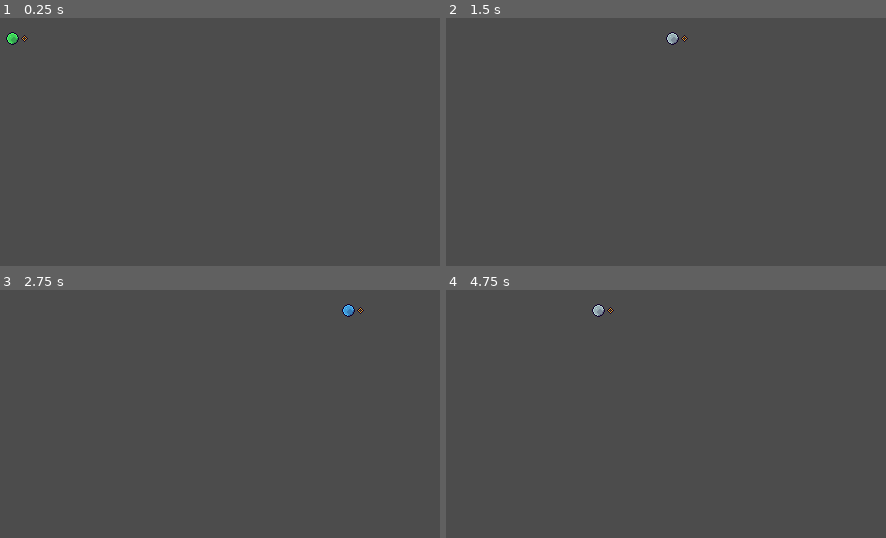
Above: before the commit, frames 1-4 (two rows, left to right).
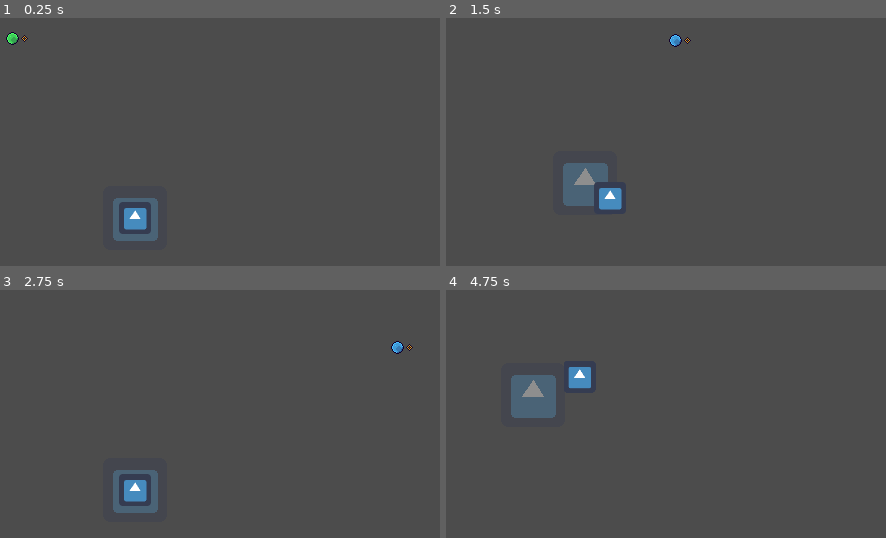
Above: after the commit, the same moments.

Repository: Bricksparts/MJ7-PreJam
Game: Godot game, scene res://World.tscn
Two runs of this game, one before a commit and one after it. Both use one fixed random seed, a clock stepped at 60 frames per second and the inputs below. The engine's default icon, where the game draws it, is replaced by a stand-in: a white triangle on a blue panel in a dark square.
Inputs (mouse positions are in pixels of both pictures, inside the frame that each line leads up to):
- Up to frame 1 (0.25 s): no input
- Up to frame 2 (1.5 s): tap Enter at 0.5 s; move the mouse to (798, 151) at 0.52 s; hold Right (ui_right) 0.53-1.25 s; click (798, 151) at 0.67 s; tap Space (action_jump) at 0.77 s; drag from (586, 184) to (661, 228) at 1.27 s
- Up to frame 3 (2.75 s): move the mouse to (290, 374) at 2.02 s; hold Right (ui_right) from 2.03 s (still down); click (290, 374) at 2.17 s
- Up to frame 4 (4.75 s): release Right (ui_right) at 2.75 s; drag from (661, 500) to (534, 394) at 2.77 s; move the mouse to (842, 485) at 3.52 s; hold Left (ui_left) 3.53-4.25 s; click (842, 485) at 3.67 s; tap Space (action_jump) at 3.77 s; drag from (534, 394) to (608, 364) at 4.27 s

The runs differ from the first frame. In frame 1, 1.3% of the frame differs, in the area x 25-36%, y 72-90%; in frame 2, 2.1%; in frame 3, 1.6%; in frame 4, 2.3%, in the area x 14-39%, y 5-52%.

Commit message:
VirtualJoy implementation in player

Diff:
--- a/Top Down Movement Prototype/Player.gd
+++ b/Top Down Movement Prototype/Player.gd
@@ -33,6 +33,7 @@
 var velocity = Vector2()
 var glideMotion = Vector2()
 var inputAxis = Vector2()
+var joyInput=Vector2(0,0)
 #var jumpAxis = Vector2()
 
 func _physics_process(delta):
@@ -49,7 +50,7 @@
 	var axis = Vector2.ZERO
 	axis.x = int(Input.is_action_pressed("ui_right")) - int(Input.is_action_pressed("ui_left"))
 	axis.y = int(Input.is_action_pressed("ui_down")) - int(Input.is_action_pressed("ui_up"))
-	return axis.normalized()
+	return (axis.normalized()+joyInput.normalized()).normalized()
 
 #func update_reticle():
 #	reticle.draw_set_transform()
@@ -254,3 +255,7 @@
 #		velocity = velocity.clamped(MED_SPEED_MAX)
 #	else:
 #		velocity = Vector2.ZERO
+
+
+func _on_Joystick_joy_position(pos):
+	joyInput=pos
--- a/Top Down Movement Prototype/World.tscn
+++ b/Top Down Movement Prototype/World.tscn
@@ -1,8 +1,12 @@
-[gd_scene load_steps=2 format=2]
+[gd_scene load_steps=3 format=2]
 
 [ext_resource path="res://Player.tscn" type="PackedScene" id=1]
+[ext_resource path="res://Scenes/Joystick.tscn" type="PackedScene" id=2]
 
 [node name="World" type="Node"]
 
 [node name="Player" parent="." instance=ExtResource( 1 )]
 position = Vector2( 27.1323, 20.9939 )
+
+[node name="Joystick" parent="." instance=ExtResource( 2 )]
+[connection signal="joy_position" from="Joystick" to="Player" method="_on_Joystick_joy_position"]
--- a/Top Down Movement Prototype/project.godot
+++ b/Top Down Movement Prototype/project.godot
@@ -91,6 +91,11 @@
  ]
 }
 
+[input_devices]
+
+pointing/emulate_touch_from_mouse=true
+pointing/emulate_mouse_from_touch=false
+
 [rendering]
 
 environment/default_environment="res://default_env.tres"
